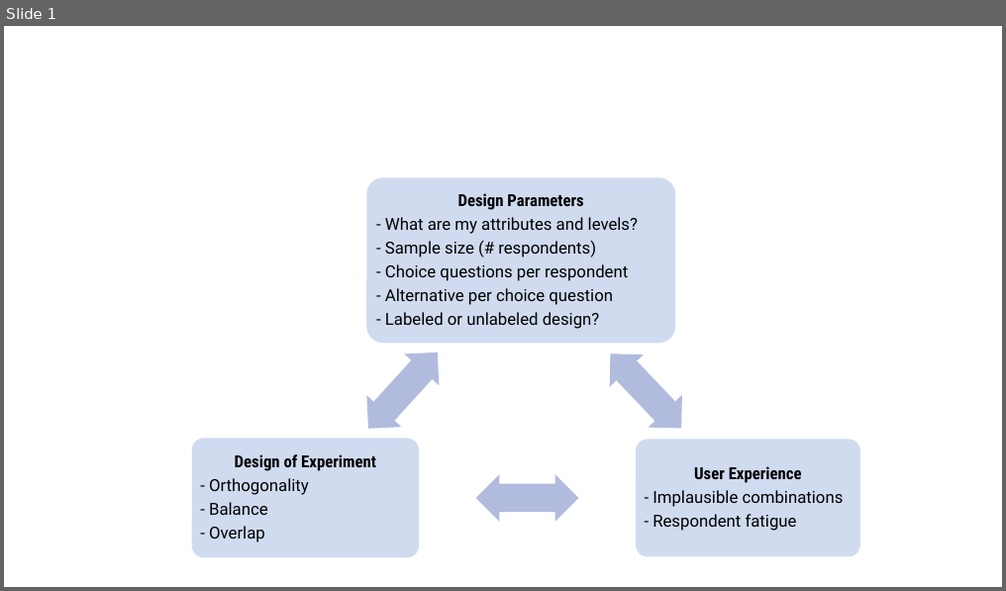
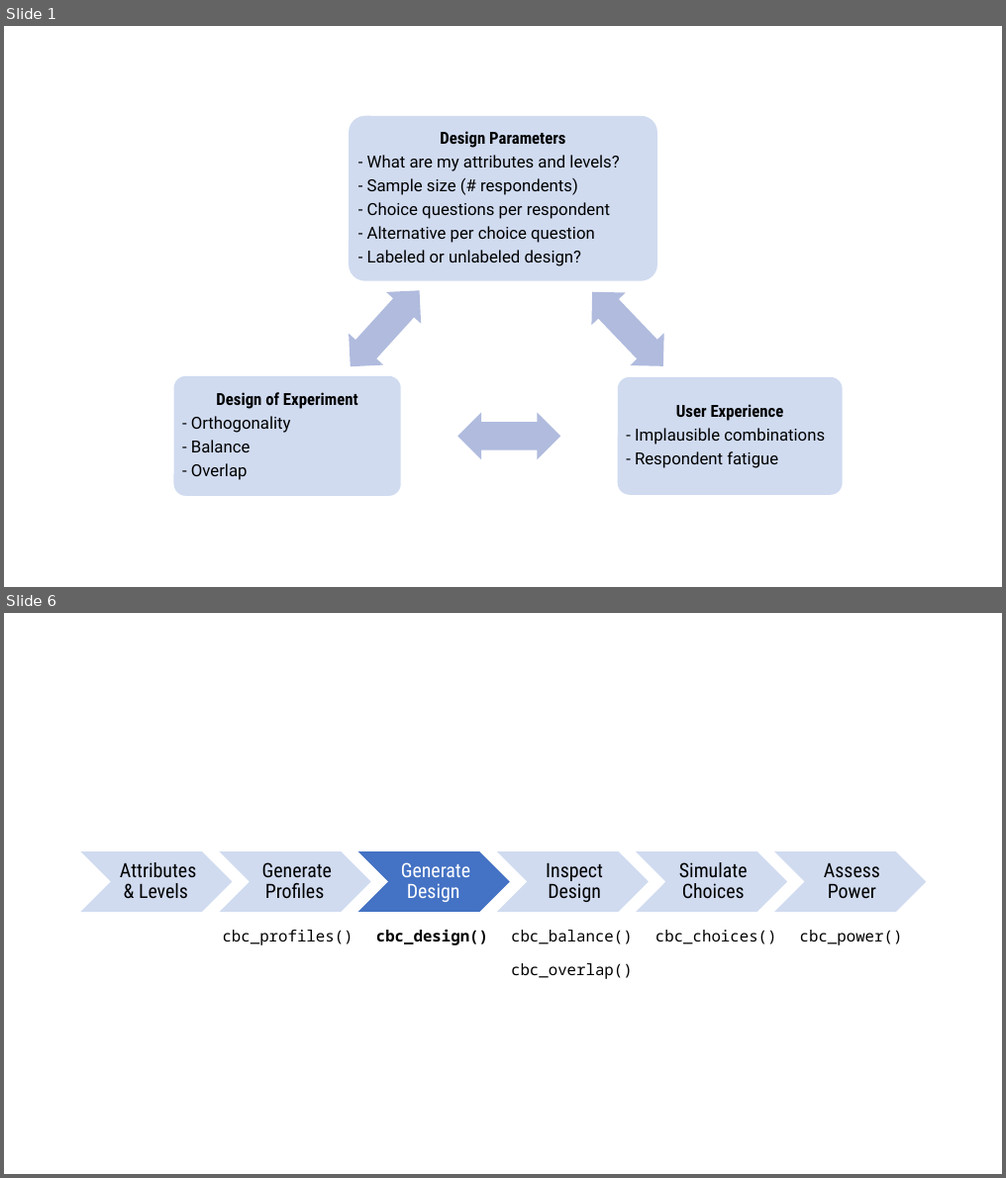
Before and after one commit to jhelvy/2022-sawtooth-conf, a slide deck: images/images.pptx. Shown one above the other, each under a label of ours: slide 1 before the commit, slides 1 and 6 after it; the slides between them are not shown. The pictures are 1006x591 and 1006x1178 pixels, drawn with LibreOffice and Linux fonts; fonts in the diff are those of the drawing. Boxes give left, top, right and bottom in pixels: in the first picture for what was removed or moved away, otherwise in the second. Text is boxed around its words. In the diff, an @@ line names an element or a change of style, - is before the commit and + after.

```diff
--- a/images/images.pptx
+++ b/images/images.pptx
@@ slide 6 added at (4, 613, 1002, 1174), background #FFFFFF @@
@@ group added at (79, 851, 927, 912): 6 chevrons, 6 texts @@
+Attributes & Levels
+Generate Profiles
+Generate Design
+Inspect Design
+Simulate Choices
+Assess Power
@@ text added at (223, 930, 353, 946), 15 pt, text #000000 @@
+cbc_profiles()
@@ text added at (376, 929, 488, 946), 15 pt, text #000000, bold @@
+cbc_design()
@@ text added at (511, 930, 633, 945), 15 pt, text #000000 @@
+cbc_balance()
@@ text added at (655, 930, 777, 945), 15 pt, text #000000 @@
+cbc_choices()
@@ text added at (800, 930, 903, 946), 15 pt, text #000000 @@
+cbc_power()
@@ text added at (511, 963, 633, 979), 15 pt, text #000000 @@
+cbc_overlap()
@@ slide 1 changed as well @@
@@ 3 left right arrows, 2 texts, 1 rounded rectangle: place and size @@
-3 left right arrows, 2 texts, 1 rounded rectangle at (209, 193, 860, 557)
+3 left right arrows, 2 texts, 1 rounded rectangle at (191, 131, 843, 494)
@@ 2 rounded rectangles, 1 text: place and size @@
-2 rounded rectangles, 1 text at (192, 178, 844, 559)
+2 rounded rectangles, 1 text at (174, 116, 825, 496)
```
Also in this commit, not shown: 7 other slides added, 15 other files.
